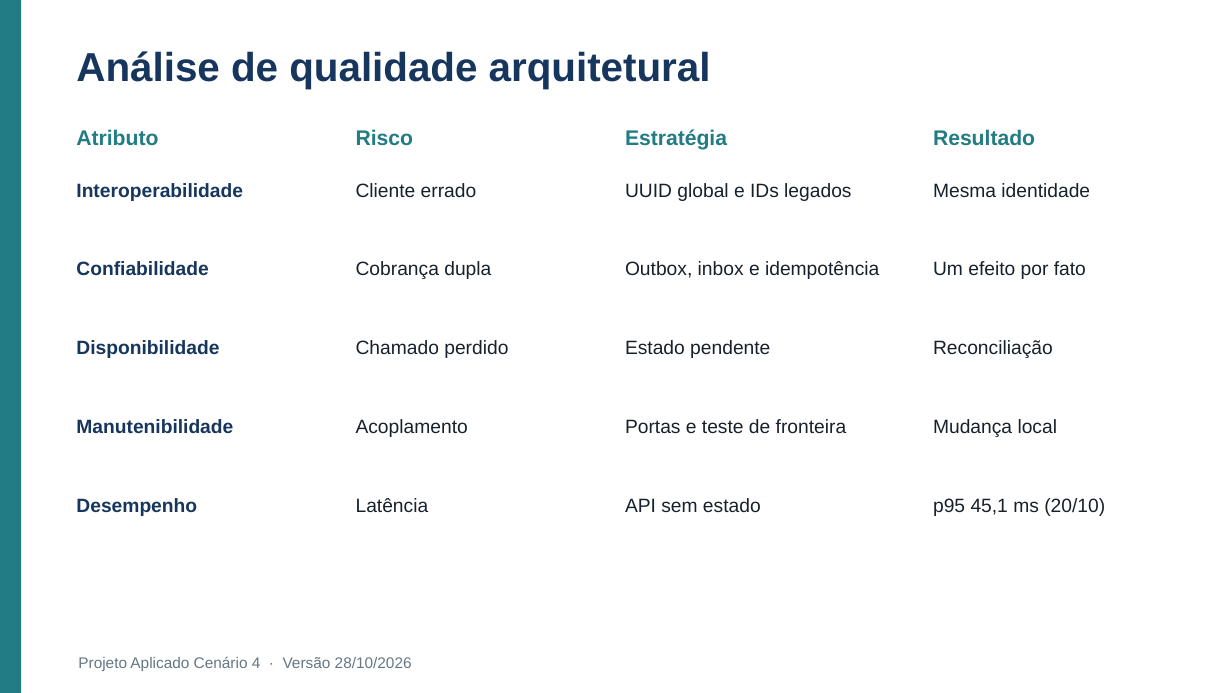
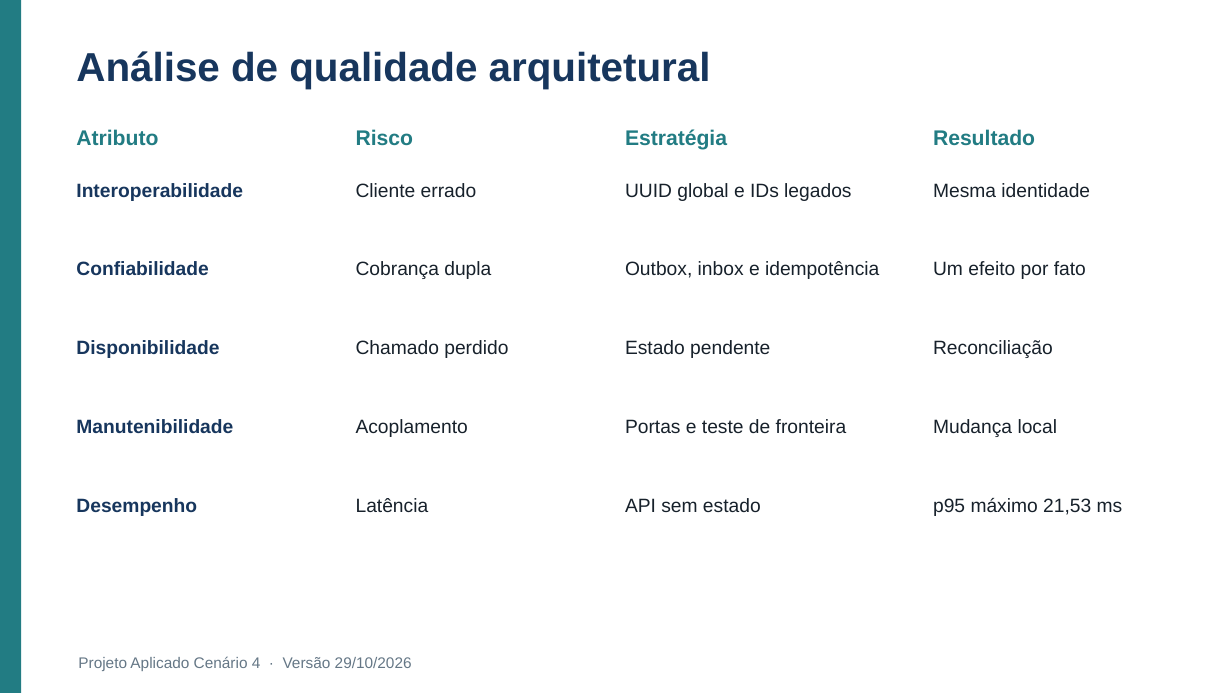
Before and after one commit to Roger-Quinelato/projetoAplicado7, a slide deck: slide 14 of output/Apresentacao_Cenario_4.pptx. Drawn at 1232x693 pixels with LibreOffice and Linux fonts; fonts in the diff are those of the drawing. Boxes give left, top, right and bottom in pixels: in the first picture for what was removed or moved away, otherwise in the second. Text is boxed around its words. In the diff, an @@ line names an element or a change of style, - is before the commit and + after.

Commit message:
docs: relatório e slides gerados a partir da evidência consolidada (etapa 6)
Os geradores passam a ler output/evidencias/evidencias.json (versão,
testes, p95, interface e CI), sem números transcritos à mão. Retirada a
publicação Supabase/Render (ADR-007), incluídos os agentes de revisão e
o relatório operacional, e corrigidas as referências (2026a-d; removida
a ARCHCORP 2026b, não citada). PDF com 20 páginas; 18 slides.

```diff
--- a/output/Apresentacao_Cenario_4.pptx
+++ b/output/Apresentacao_Cenario_4.pptx
@@ text at <box>933,498,1123,516</box>: text changed @@
-p95 45,1 ms (20/10)
+p95 máximo 21,53 ms
@@ text at <box>78,656,412,671</box>: text changed @@
-Projeto Aplicado Cenário 4 · Versão 28/10/2026
+Projeto Aplicado Cenário 4 · Versão 29/10/2026
```
Also in this commit, not shown: 17 other slides changed, 4 other files.
